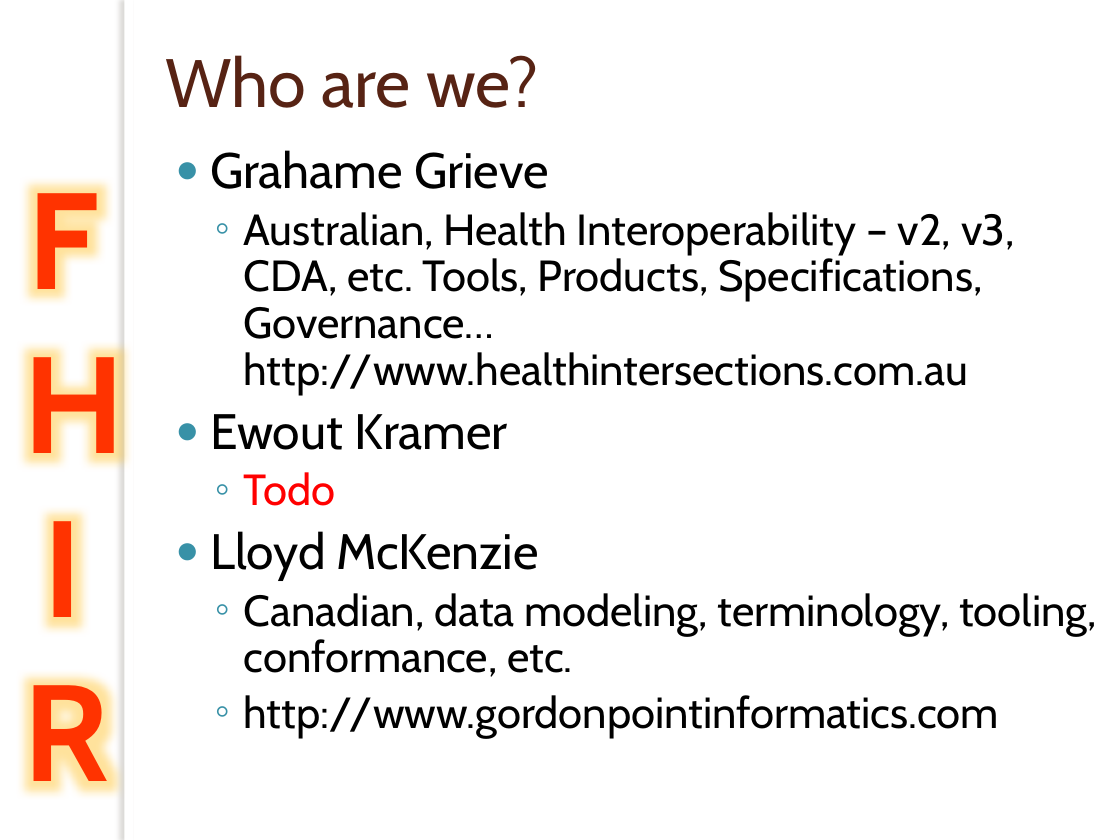
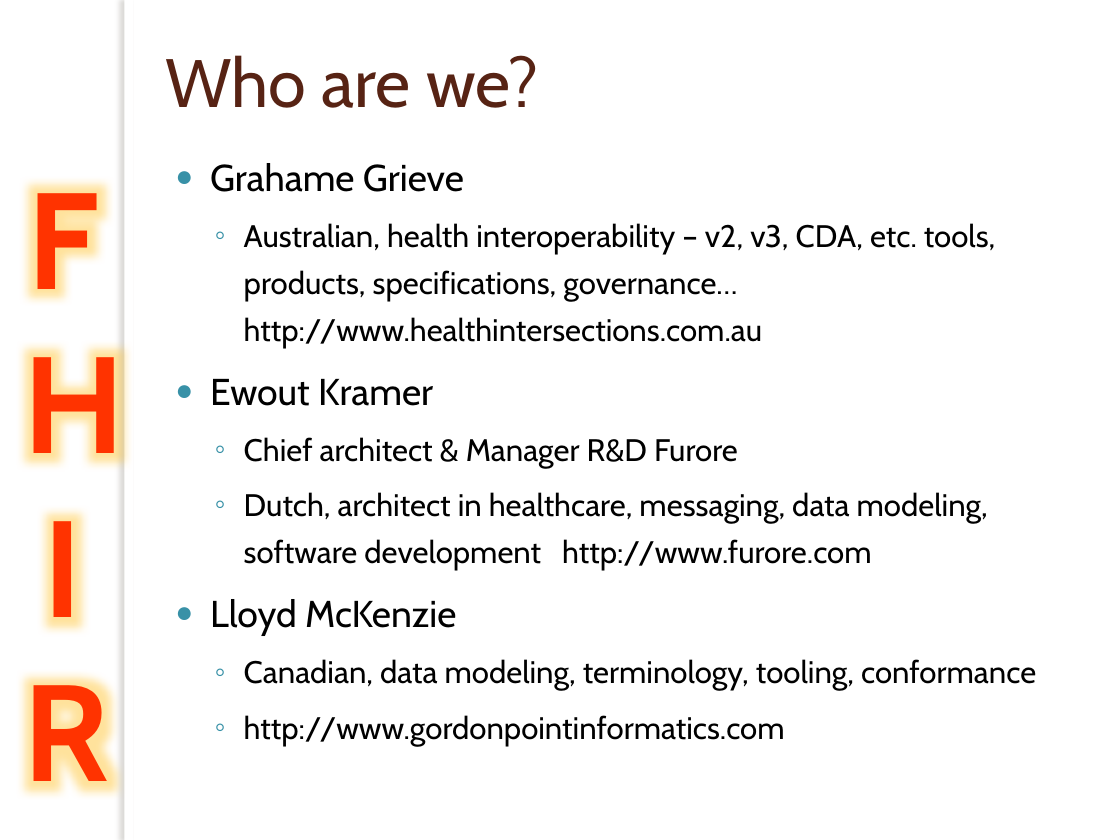
Before and after one commit to vista-novo/fhir, a slide deck: slide 3 of presentations/2012-May WGM Tutorials/201205 WGM Building with FHIR.pptx. Drawn at 1120x840 pixels with LibreOffice and Linux fonts; fonts in the diff are those of the drawing; background and template pictures are left out. Boxes give left, top, right and bottom in pixels: in the first picture for what was removed or moved away, otherwise in the second. Text is boxed around its words. In the diff, an @@ line names an element or a change of style, - is before the commit and + after.

```diff
--- a/presentations/2012-May WGM Tutorials/201205 WGM Building with FHIR.pptx
+++ b/presentations/2012-May WGM Tutorials/201205 WGM Building with FHIR.pptx
@@ text at <box>210,163,785,746</box>: size 32 to 24 pt in "Grahame Grieve", "Ewout Kramer", "Lloyd McKenzie"; size 28 to 20 pt in "http://www.gordonpointinformatics.com" @@
@@ text at <box>244,223,996,348</box>: text changed; size 28 to 20 pt @@
-  ◦ Australian, Health Interoperability – v2, v3, CDA, etc. Tools, Products, Specifications, Governance…
-    http://www.healthintersections.com.au
+  ◦ Australian, health interoperability – v2, v3, CDA, etc. tools, products, specifications, governance… http://www.healthintersections.com.au
@@ text at <box>244,437,988,570</box>: text changed; size 28 to 20 pt; text colour #FF0000 to #000000 @@
-  ◦ Todo
+  ◦ Chief architect & Manager R&D Furore
+  ◦ Dutch, architect in healthcare, messaging, data modeling, software development http://www.furore.com
@@ text at <box>244,659,1036,691</box>: text changed; size 28 to 20 pt @@
-  ◦ Canadian, data modeling, terminology, tooling, conformance, etc.
+  ◦ Canadian, data modeling, terminology, tooling, conformance
```
Also in this commit, not shown: 1 other slide changed, 1 other file.
